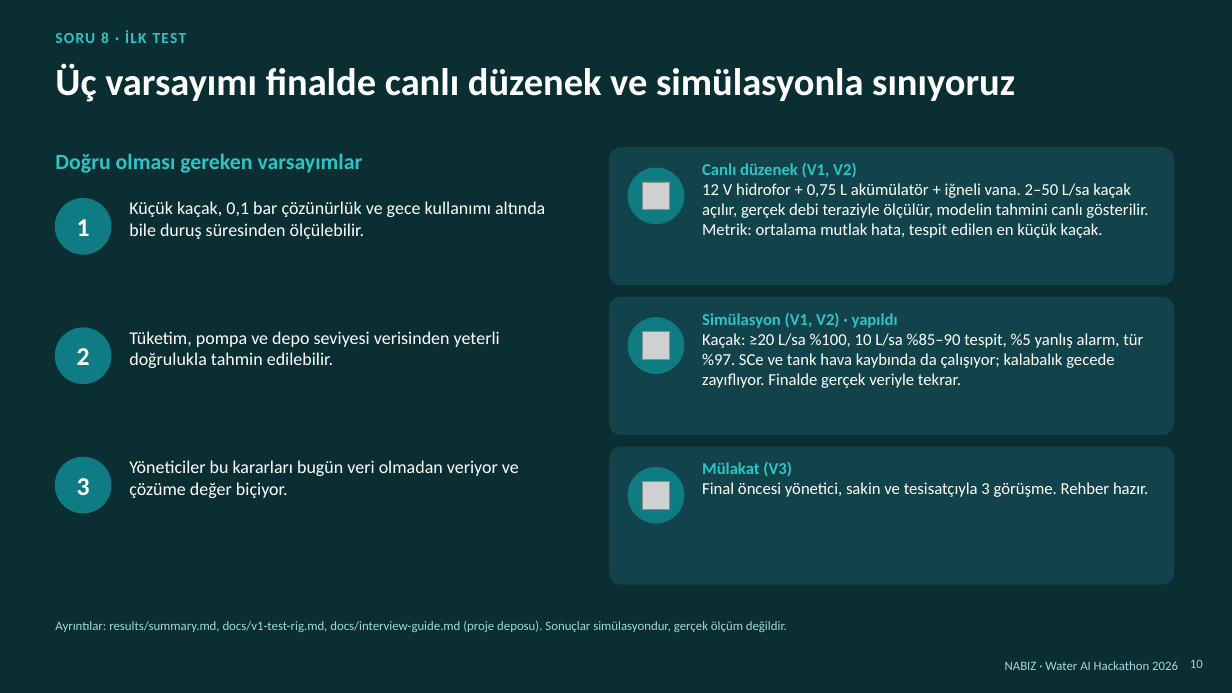
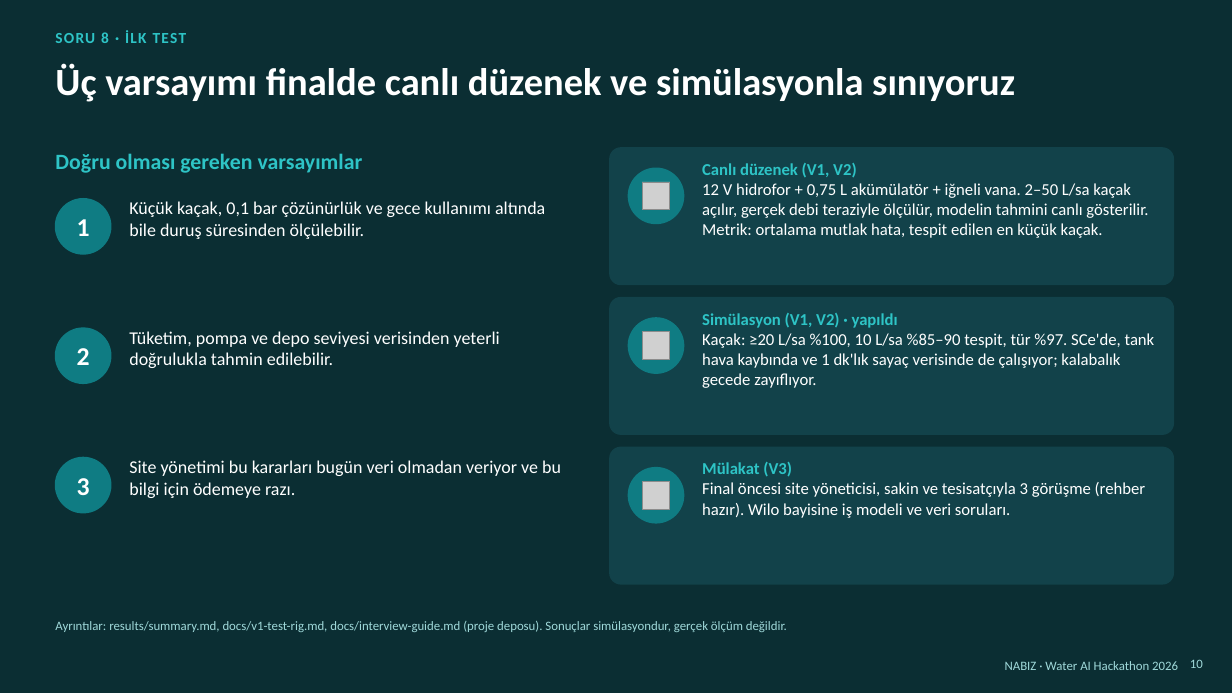
Before and after one commit to ugurfurkanyesil-rgb/wilo-hackathon, a slide deck: slide 10 of teslim/NABIZ_Proje_Fikri.pptx. Drawn at 1232x693 pixels with LibreOffice and Linux fonts; fonts in the diff are those of the drawing; grey boxes stand for pictures. Boxes give left, top, right and bottom in pixels: in the first picture for what was removed or moved away, otherwise in the second. Text is boxed around its words. In the diff, an @@ line names an element or a change of style, - is before the commit and + after.

```diff
--- a/teslim/NABIZ_Proje_Fikri.pptx
+++ b/teslim/NABIZ_Proje_Fikri.pptx
@@ text at (702,333,1155,388): text changed @@
-Kaçak: ≥20 L/sa %100, 10 L/sa %85–90 tespit, %5 yanlış alarm, tür %97. SCe ve tank hava kaybında da çalışıyor; kalabalık gecede zayıflıyor. Finalde gerçek veriyle tekrar.
+Kaçak: ≥20 L/sa %100, 10 L/sa %85–90 tespit, tür %97. SCe'de, tank hava kaybında ve 1 dk'lık sayaç verisinde de çalışıyor; kalabalık gecede zayıflıyor.
@@ text at (129,460,561,498): text changed @@
-Yöneticiler bu kararları bugün veri olmadan veriyor ve çözüme değer biçiyor.
+Site yönetimi bu kararları bugün veri olmadan veriyor ve bu bilgi için ödemeye razı.
@@ text at (702,482,1145,518): text changed @@
-Final öncesi yönetici, sakin ve tesisatçıyla 3 görüşme. Rehber hazır.
+Final öncesi site yöneticisi, sakin ve tesisatçıyla 3 görüşme (rehber hazır). Wilo bayisine iş modeli ve veri soruları.
```
Also in this commit, not shown: 7 other slides changed, 11 other files.
